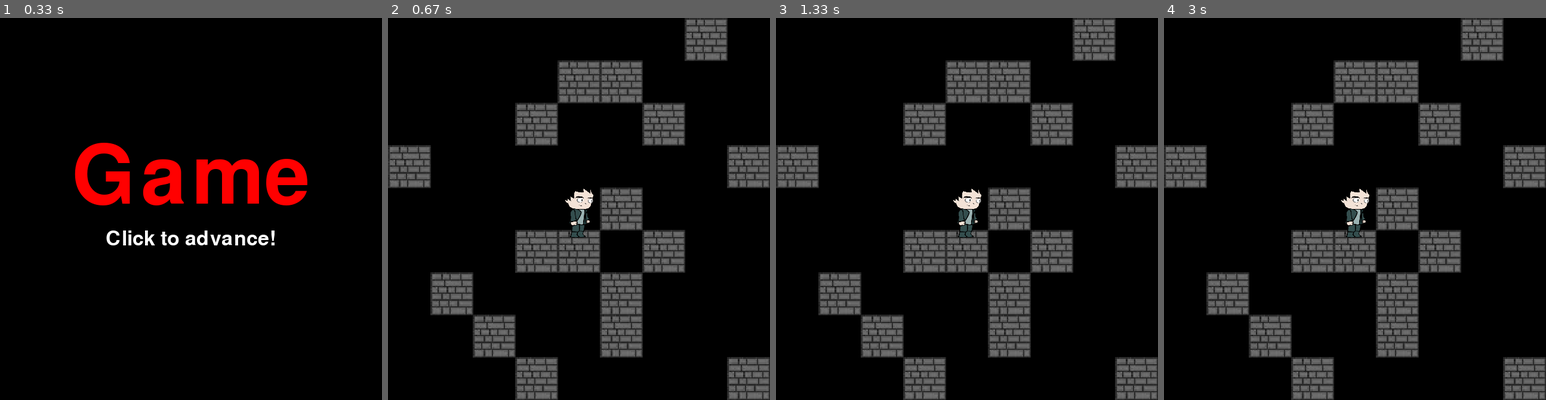
Above: before the commit, frames 1-4 (left to right).
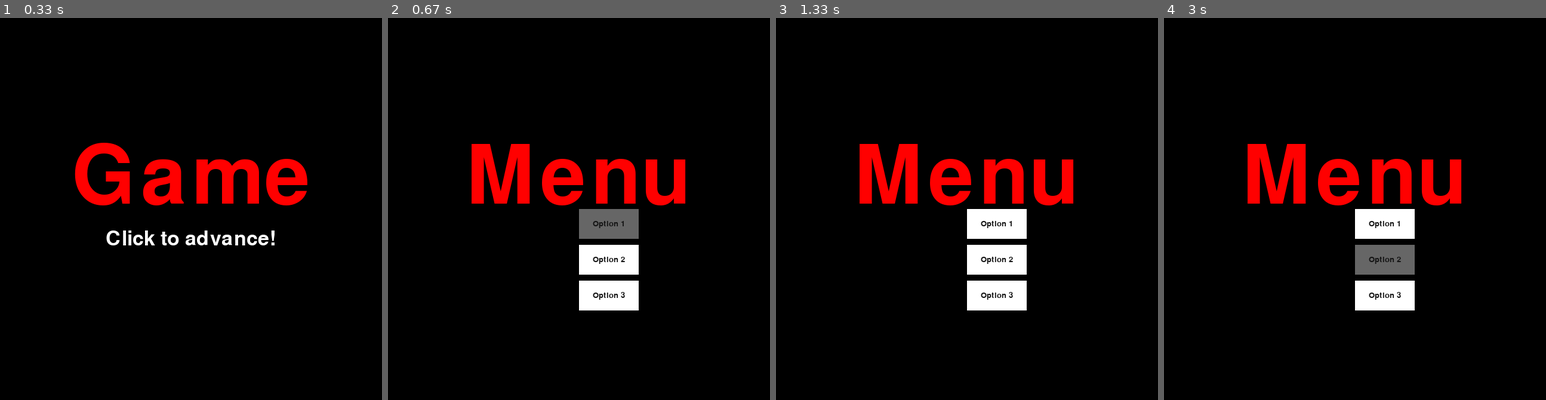
Above: after the commit, the same moments.

Repository: VagishVela/project-pygames
Game: pygame game, started from main.py
Same seed, same stepped clock (60 frames per second), same inputs: the game is played once before the commit and once after it.
Inputs (mouse positions are in pixels of both pictures, inside the frame that each line leads up to):
- Up to frame 1 (0.33 s): no input
- Up to frame 2 (0.67 s): click (579, 209) at 0.38 s
- Up to frame 3 (1.33 s): click (951, 228) at 1.22 s
- Up to frame 4 (3 s): click (1355, 235) at 1.55 s; click (1393, 293) at 1.88 s; click (1412, 75) at 2.22 s; click (1358, 251) at 2.88 s

Frame 1 is identical in both runs. In frame 2, 27% of the frame differs, in the area x 0-100%, y 0-100%; in frame 3, 27%; in frame 4, 27%.

Commit message:
default to menu on game opening screen

Diff:
--- a/game/views/start.py
+++ b/game/views/start.py
@@ -36,10 +36,11 @@
     def on_click(self):
         # import here to avoid circular imports
         # pylint: disable=C0415
-        from game.views.map import Map
+        # from game.views.map import Map
         # from game.views.battle import Battle
+        from game.views.menu import Menu
 
-        self.change_views(Map, self.width, self.height, "Map")
+        self.change_views(Menu, self.width, self.height, "Menu")
 
     @staticmethod
     def exit():
